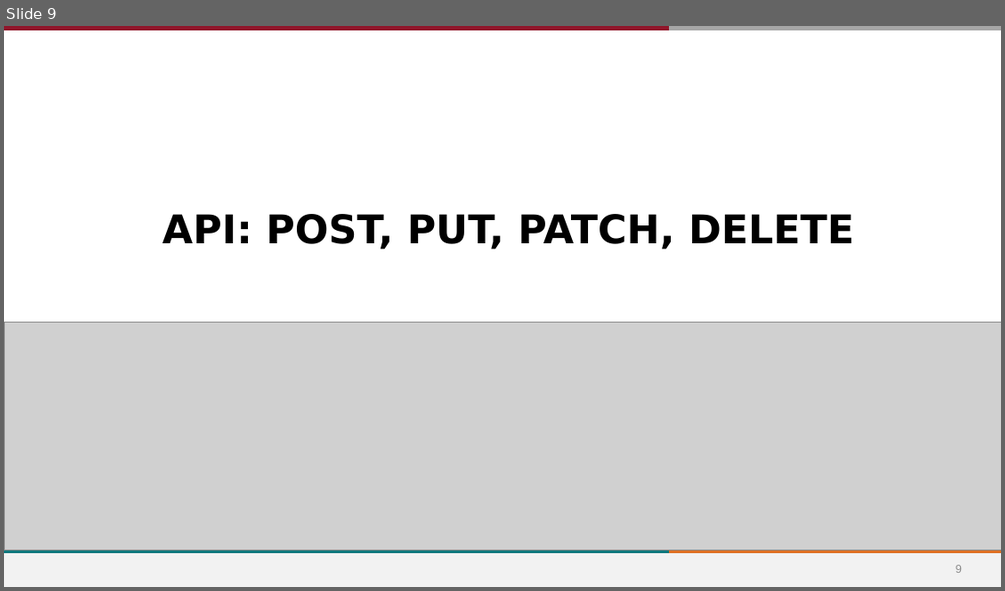
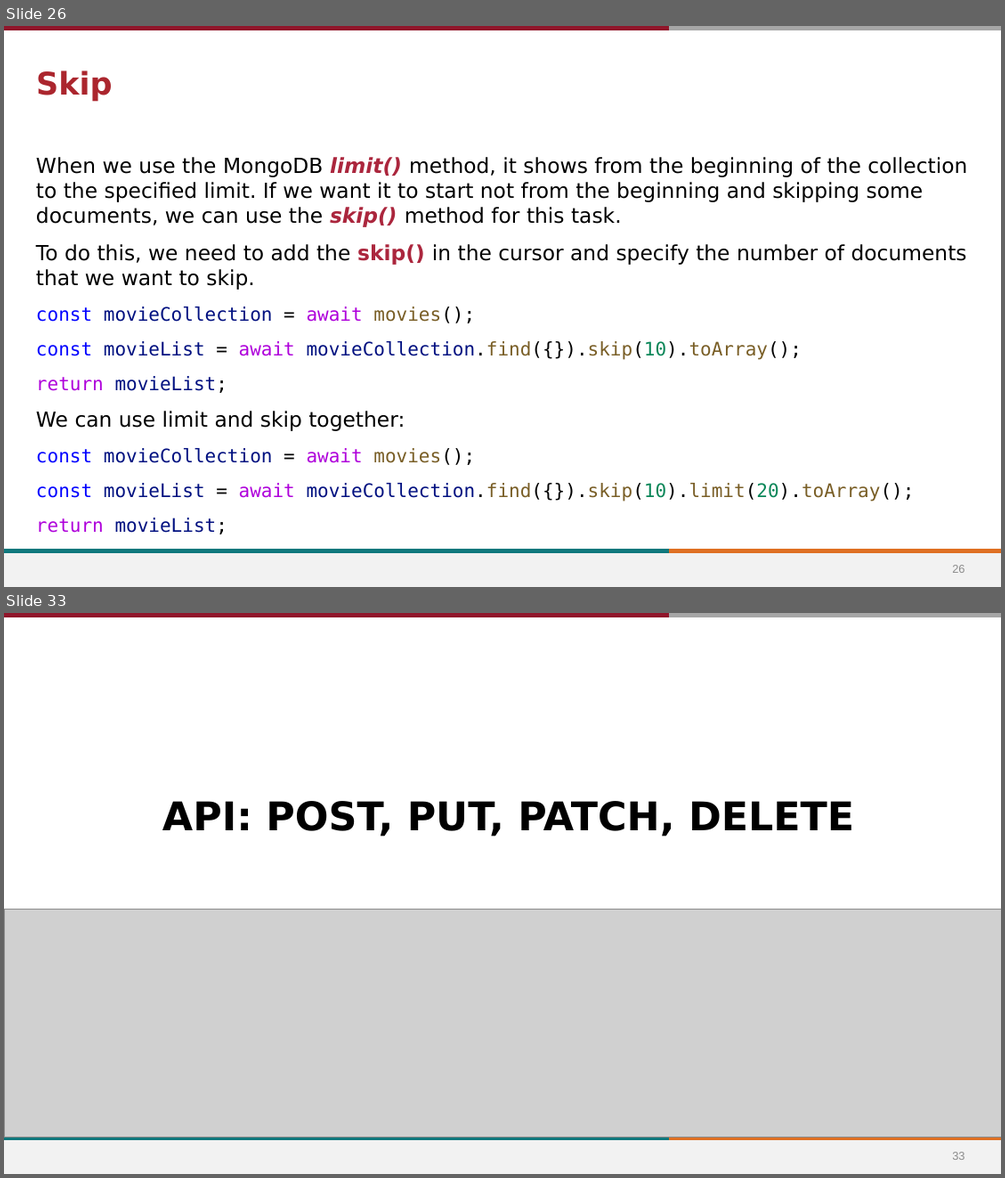
Before and after one commit to stevens-cs546-cs554/CS-546, a slide deck: lecture_06/API Development and Intermediate MongoDB.pptx. Shown one above the other, each under a label of ours: slide 9 before the commit, slides 26 and 33 after it; the slides between them are not shown. The pictures are 1005x591 and 1005x1178 pixels, drawn with LibreOffice and Linux fonts; fonts in the diff are those of the drawing; grey boxes stand for pictures; background and template pictures are left out. Boxes give left, top, right and bottom in pixels: in the first picture for what was removed or moved away, otherwise in the second. Text is boxed around its words. In the diff, an @@ line names an element or a change of style, - is before the commit and + after.

```diff
--- a/lecture_06/API Development and Intermediate MongoDB.pptx
+++ b/lecture_06/API Development and Intermediate MongoDB.pptx
@@ slide 26 added at bbox=[4, 26, 1001, 587], background #FFFFFF; not listed: 5 template elements that a slide beside it also shows @@
@@ title added at bbox=[36, 70, 112, 102], 30 pt, text #AB262E, bold @@
+Skip
@@ text added at bbox=[36, 157, 967, 534], 20 pt, text #000000 @@
+When we use the MongoDB limit() method, it shows from the beginning of the collection to the specified limit. If we want it to start not from the beginning and skipping some documents, we can use the skip() method for this task.
+To do this, we need to add the skip() in the cursor and specify the number of documents that we want to skip.
+const movieCollection = await movies();
+const movieList = await movieCollection.find({}).skip(10).toArray();
+return movieList;
+We can use limit and skip together:
+const movieCollection = await movies();
+const movieList = await movieCollection.find({}).skip(10).limit(20).toArray();
+return movieList;
@@ page number added at bbox=[952, 564, 964, 572], 11 pt, text #8C8C8C @@
+26
@@ what was slide 9 is now slide 33 @@
@@ page number at bbox=[952, 1151, 964, 1159]: text changed @@
-9
+33
```
Also in this commit, not shown: 2 slides changed, 26 other slides added, 1 slide removed, 13 other files.
